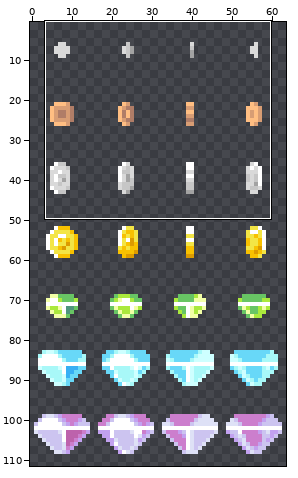
One commit to this pixel-art file: Leore/Content/coins.aseprite. Above, an overview of the earlier version with the close-up marked.
Close-up. Before the commit:
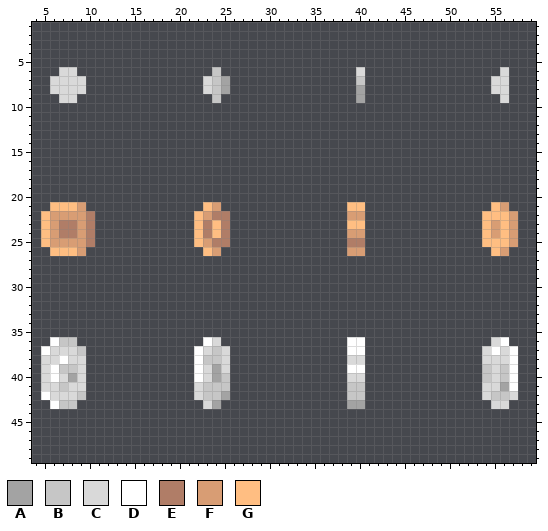
64x112 pixels, 1 frame. Shown: x 4..59, y 1..49. The wide view leaves out empty margins.
Palette (. is transparent): A #a3a3a3  B #c6c6c6  C #d9d9d9  D #ffffff  E #b07d67  F #d89d74  G #ffbe82
After the commit:
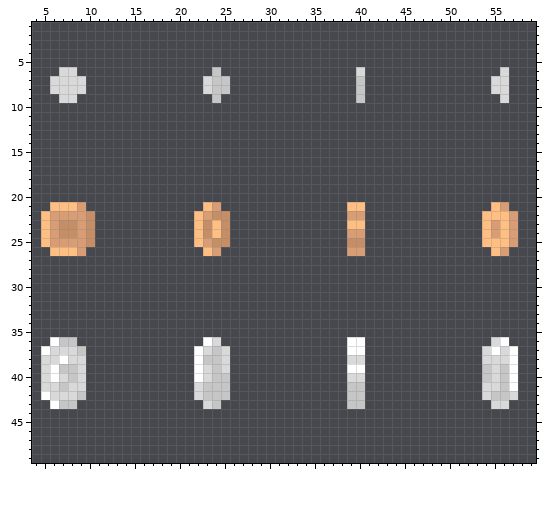
The edit:
colour E: #b07d67 -> #c58e67
y 7: x 25 A -> B
y 8: x 25 A -> B; x 40 A -> B
y 9: x 40 A -> B
y 39: x 24 A -> B
y 40: x 8 A -> B; x 24 A -> B
y 41: x 56 A -> B
y 42: x 25 A -> B
y 43: x 24 A -> B; x 39..40 AA -> BB
